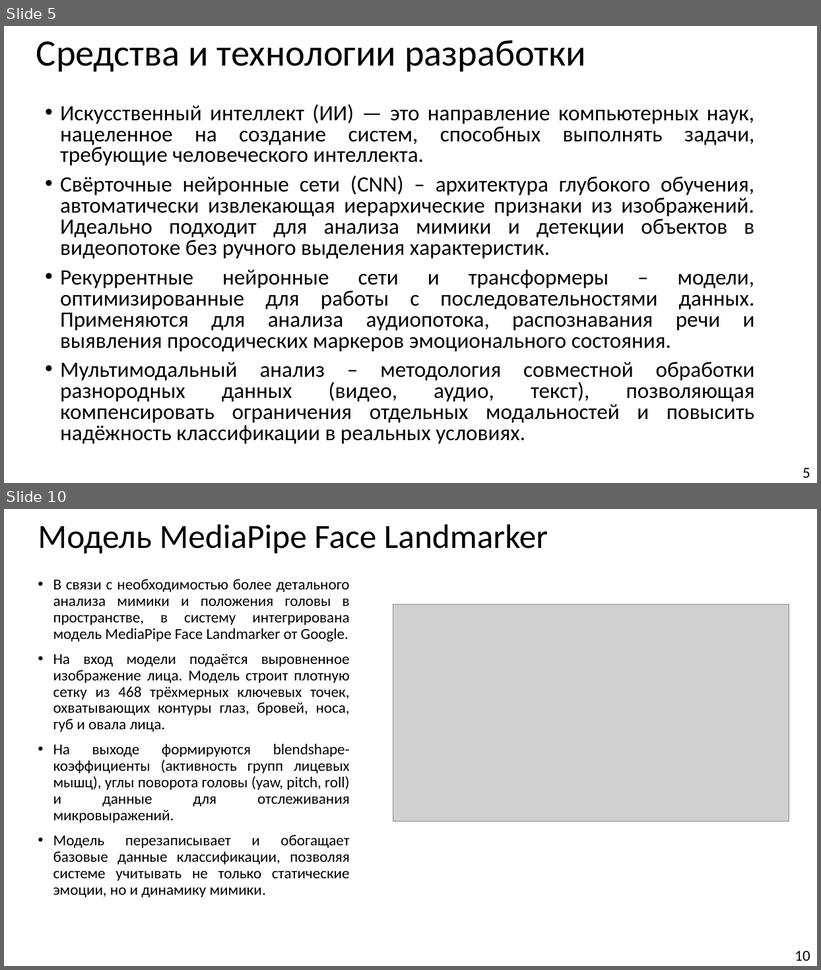
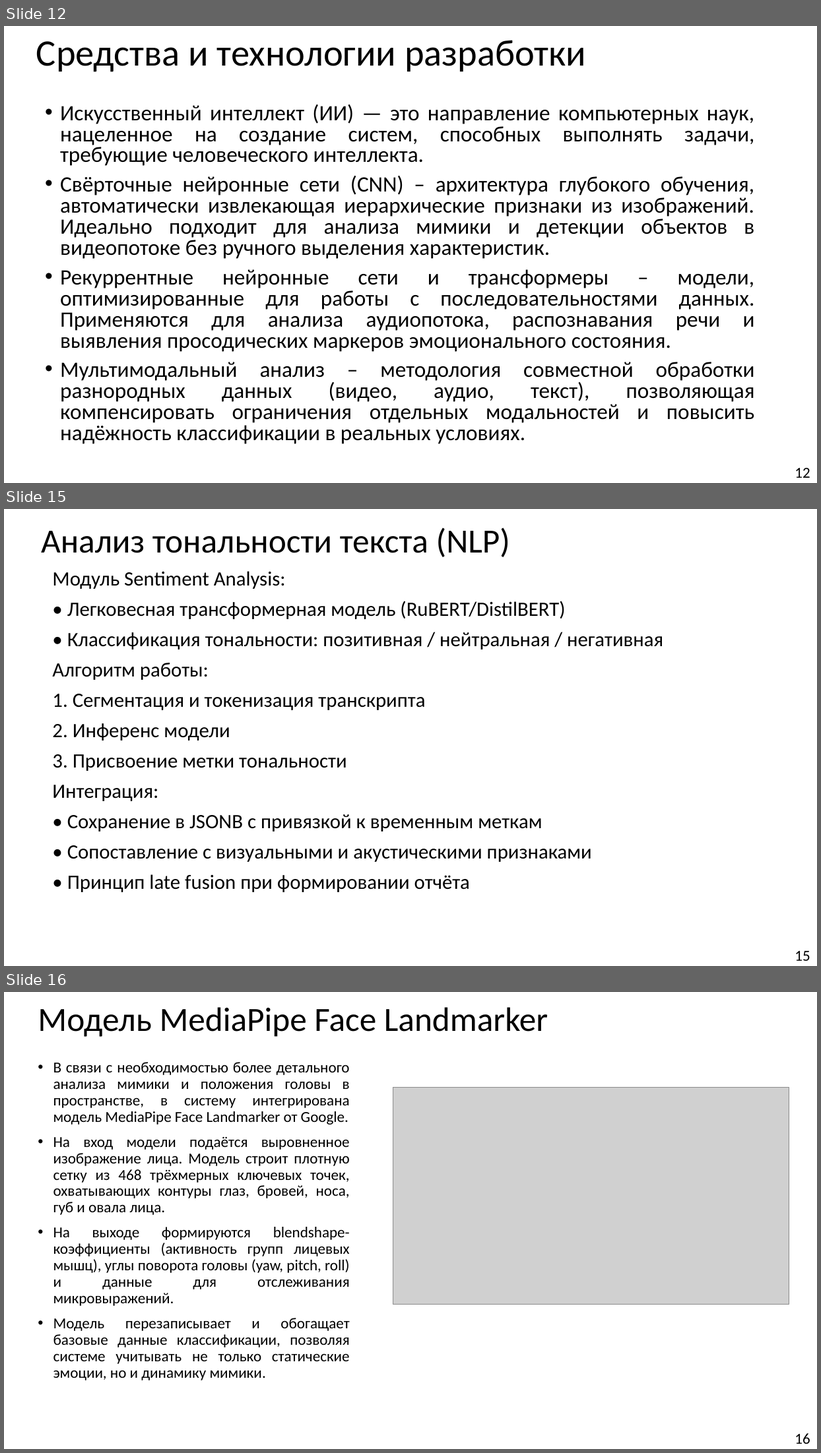
Before and after one commit to Hetsunya/diplom-docs, a slide deck: вкр/презентация по_преддипломной_практике_Демьянцев_Виталий_Владиславович_606_22 (1).pptx. Shown one above the other, each under a label of ours: slides 5 and 10 before the commit, slides 12, 15 and 16 after it; the slides between them are not shown. The pictures are 821x970 and 821x1453 pixels, drawn with LibreOffice and Linux fonts; fonts in the diff are those of the drawing; grey boxes stand for pictures. Boxes give left, top, right and bottom in pixels: in the first picture for what was removed or moved away, otherwise in the second. Text is boxed around its words. In the diff, an @@ line names an element or a change of style, - is before the commit and + after.

```diff
--- a/вкр/презентация по_преддипломной_практике_Демьянцев_Виталий_Владиславович_606_22 (1).pptx
+++ b/вкр/презентация по_преддипломной_практике_Демьянцев_Виталий_Владиславович_606_22 (1).pptx
@@ slide 15 added at (4,509,817,966), background #FFFFFF @@
@@ title added at (41,527,510,557), 40 pt, text #000000 @@
+Анализ тональности текста (NLP)
@@ text added at (52,571,663,892), 24 pt, text #000000 @@
+Модуль Sentiment Analysis:
+• Легковесная трансформерная модель (RuBERT/DistilBERT)
+• Классификация тональности: позитивная / нейтральная / негативная
+Алгоритм работы:
+1. Сегментация и токенизация транскрипта
+2. Инференс модели
+3. Присвоение метки тональности
+Интеграция:
+• Сохранение в JSONB с привязкой к временным меткам
+• Сопоставление с визуальными и акустическими признаками
+• Принцип late fusion при формировании отчёта
@@ page number added at (795,951,810,961), 18 pt, text #000000 @@
+15
@@ what was slide 5 is now slide 12 @@
@@ page number at (795,468,810,478): text changed @@
-5
+12
@@ what was slide 10 is now slide 16 @@
@@ page number at (795,1434,810,1444): text changed @@
-10
+16
```
Also in this commit, not shown: 8 slides changed, 7 other slides added, 6 slides removed, 4 other files.
